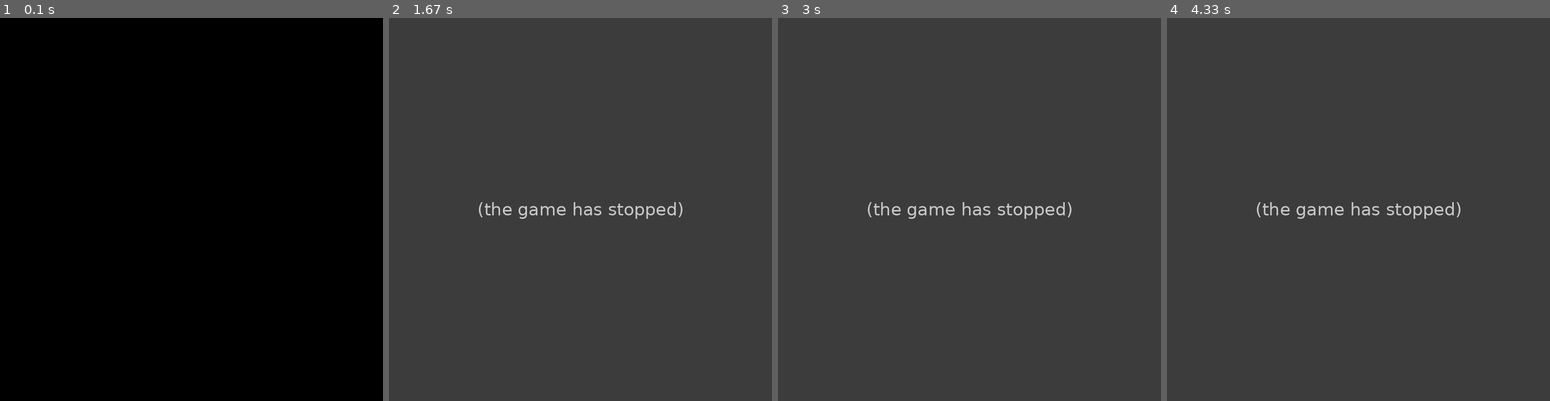
Above: before the commit, frames 1-4 (left to right).
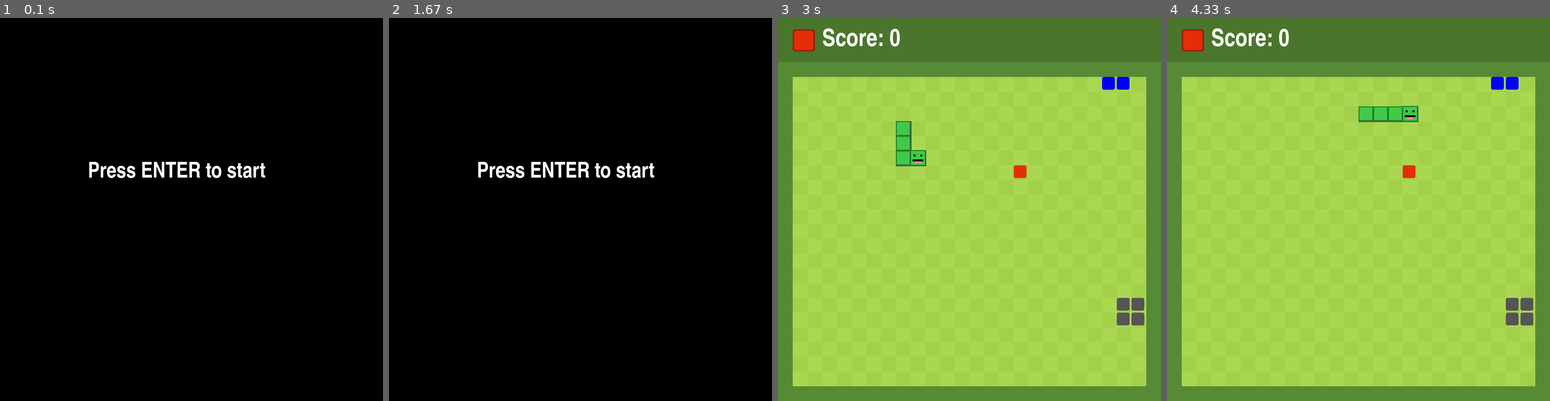
Above: after the commit, the same moments.

Repository: weizheweng/PyGame
Game: pygame game, started from snake.py
Same seed, same stepped clock (60 frames per second), same inputs: the game is played once before the commit and once after it.
Inputs:
- Up to frame 1 (0.1 s): no input
- Up to frame 2 (1.67 s): tap Enter at 0.33, 1.13 s; tap W at 0.67 s; hold Enter from 1.6 s (still down)
- Up to frame 3 (3 s): release Enter at 2.18 s; tap S at 2.22 s; hold Right from 2.82 s (still down)
- Up to frame 4 (4.33 s): release Right at 3.28 s; hold Up 3.32-3.68 s; hold Right 3.72-4.18 s; hold Left from 4.22 s (still down)

The runs differ from the first frame. In frame 1, 0.9% of the frame differs, in the area x 23-70%, y 37-42%; in frame 2, 100%; in frame 3, 100%, in the area x 0-100%, y 0-100%; in frame 4, 100%.
Before the commit the program exited at 1.13 s; later frames show no game.

Commit message:
adjust game structure & add dynamic speed adjustment based on score

Diff:
--- a/snake.py
+++ b/snake.py
@@ -9,7 +9,6 @@
         self.canvas_x = 720
         self.canvas_y = 630
         self.unit = 30
-        self.game_speed = 10
         # 初始化 Pygame
         pygame.init()
         self.window = pygame.display.set_mode((780, 780))
@@ -125,26 +124,28 @@
 
 
 
-def main():
-    game = Game()  # 創建遊戲對象
-    color = Color()  # 創建顏色對象
-    score = 0  # 初始化分數
-    snake = Snake(game, color)  # 創建蛇對象
+def play_game(game, color):
+    score = 0
+    base_speed = 10  # 初始速度
+    max_speed = 30   # 最大速度限制
+    speed_increment = 2  # 每次提升速度的增量
+    points_per_speed_increase = 100  # 每 10 分提升一次速度
+
+    game_speed = base_speed
+    snake = Snake(game, color)
     fruits = [
-        Fruit(game, snake, size=1),  # 一個unit的水果
         Fruit(game, snake, size=1),
-        Fruit(game, snake, size=1),
-        Fruit(game, snake, size=2),  # 兩個水平或垂直unit的水果
         Fruit(game, snake, size=2),
-        Fruit(game, snake, size=4),  # 四個unit的正方形水果
+        Fruit(game, snake, size=4),
     ]
 
+    # 遊戲邏輯循環
     while True:
-        start_time = pygame.time.get_ticks()  # 記錄時間，用於控制遊戲速度
-        while pygame.time.get_ticks() - start_time < 1000 // game.game_speed:
+        start_time = pygame.time.get_ticks()
+        while pygame.time.get_ticks() - start_time < 1000 // game_speed:
             pygame.event.pump()
 
-        # 偵測鍵盤事件
+        # 處理事件
         for event in pygame.event.get():
             if event.type == pygame.QUIT:
                 pygame.quit()
@@ -159,7 +160,7 @@
                 elif event.key in [pygame.K_w, pygame.K_UP]:
                     snake.new_direction = "UP"
 
-        # 判斷轉彎方向是否合理
+        # 更新蛇的方向
         if snake.new_direction == "RIGHT" and snake.direction != "LEFT":
             snake.direction = "RIGHT"
         elif snake.new_direction == "LEFT" and snake.direction != "RIGHT":
@@ -169,6 +170,7 @@
         elif snake.new_direction == "UP" and snake.direction != "DOWN":
             snake.direction = "UP"
 
+        # 移動蛇
         if snake.direction == "RIGHT":
             snake.head[0] += game.unit
         elif snake.direction == "LEFT":
@@ -184,20 +186,21 @@
         if any(snake.head == pos for fruit in fruits for pos in fruit.pos):
             game.fruit_sfx.play()
             for fruit in fruits:
-                if snake.head in fruit.pos:  # 如果蛇的頭部位置碰到水果的任何位置
-                    fruit.spawn()  # 生成新的水果
-                    score += fruit.score  # 增加對應的分數
+                if snake.head in fruit.pos:
+                    fruit.spawn()
+                    score += fruit.score
+
+            # 提高速度
+            if score % points_per_speed_increase == 0:  # 每累積特定分數
+                game_speed = min(max_speed, base_speed + (score // points_per_speed_increase) * speed_increment)
         else:
             snake.body.pop()
 
         # 判斷是否碰撞牆壁或自己
-        if not (0 <= snake.head[0] < game.canvas_x):
+        if not (0 <= snake.head[0] < game.canvas_x) or not (0 <= snake.head[1] < game.canvas_y) or snake.head in snake.body[1:]:
             break
-        if not (0 <= snake.head[1] < game.canvas_y):
-            break
-        if snake.head in snake.body[1:]:
-            break
-
+
+        # 繪製遊戲畫面
         game.canvas.blit(game.background, (0, 0))
 
         # 畫蛇
@@ -217,33 +220,58 @@
         # 畫水果
         for fruit in fruits:
             for pos in fruit.pos:
-                if fruit.size == 1:
-                    temp_color = color.red  # 紅色
-                elif fruit.size == 2:
-                    temp_color = color.blue  # 藍色
-                elif fruit.size == 4:
-                    temp_color = color.grey  # 灰色
+                temp_color = color.red if fruit.size == 1 else color.blue if fruit.size == 2 else color.grey
                 pygame.draw.rect(game.canvas, temp_color, (pos[0], pos[1], game.unit - 4, game.unit - 4), 0, 3)
 
         game.window.blit(game.border, (0, 0))
         game.window.blit(game.canvas, (30, 120))
-        Text(game, str(score), 45, color.white, "impact").midleft(90, 45)
+        Text(game, f"Score: {score}", 45, color.white, "impact").midleft(90, 45)
 
         pygame.display.update()
 
-    game.game_over_sfx.play()
-    game.window.blit(game.game_over, (0, 0))
-    pygame.display.update()
-
-    running = True
-    while running:
-        for event in pygame.event.get():
-            if event.type == pygame.QUIT:
-                pygame.quit()
-                exit()
-            if event.type == pygame.KEYDOWN:
-                if event.key == pygame.K_RETURN:
-                    running = False
+
+def main():
+    pygame.init()  # 只初始化一次
+    game = Game()
+    color = Color()
+
+    while True:  # 外層循環，控制多輪遊戲
+        # 顯示開始畫面
+        game.window.fill((0, 0, 0))  # 使用黑色背景清屏
+        start_text = Text(game, "Press ENTER to start", 40, color.white, "impact")
+        text_width = start_text.rect.width
+        start_text.midleft(game.canvas_x // 2 - text_width // 2, game.canvas_y // 2)
+        pygame.display.update()
+
+        waiting_for_start = True
+        while waiting_for_start:
+            for event in pygame.event.get():
+                if event.type == pygame.QUIT:
+                    pygame.quit()
+                    exit()
+                if event.type == pygame.KEYDOWN:
+                    if event.key == pygame.K_RETURN:
+                        waiting_for_start = False
+
+        # 開始遊戲
+        play_game(game, color)
+
+        # 顯示遊戲結束畫面
+        game.game_over_sfx.play()
+        game.window.fill((0, 0, 0))  # 使用黑色背景代替關閉視窗
+        game.window.blit(game.game_over, (0, 0))
+        pygame.display.update()
+
+        # 等待按下 Enter 鍵重新開始
+        waiting_for_restart = True
+        while waiting_for_restart:
+            for event in pygame.event.get():
+                if event.type == pygame.QUIT:
+                    pygame.quit()
+                    exit()
+                if event.type == pygame.KEYDOWN:
+                    if event.key == pygame.K_RETURN:
+                        waiting_for_restart = False
 
 
 if __name__ == "__main__":
